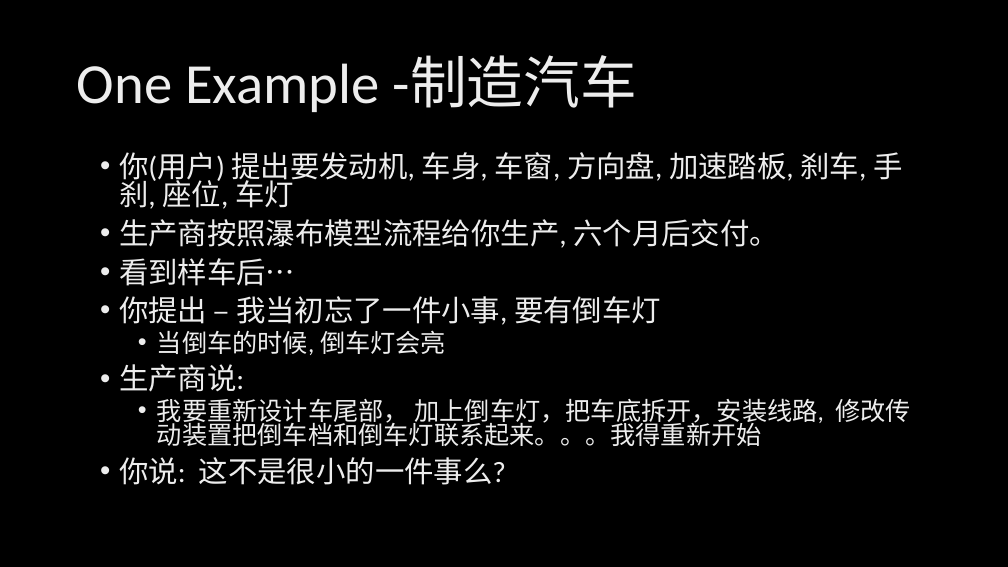
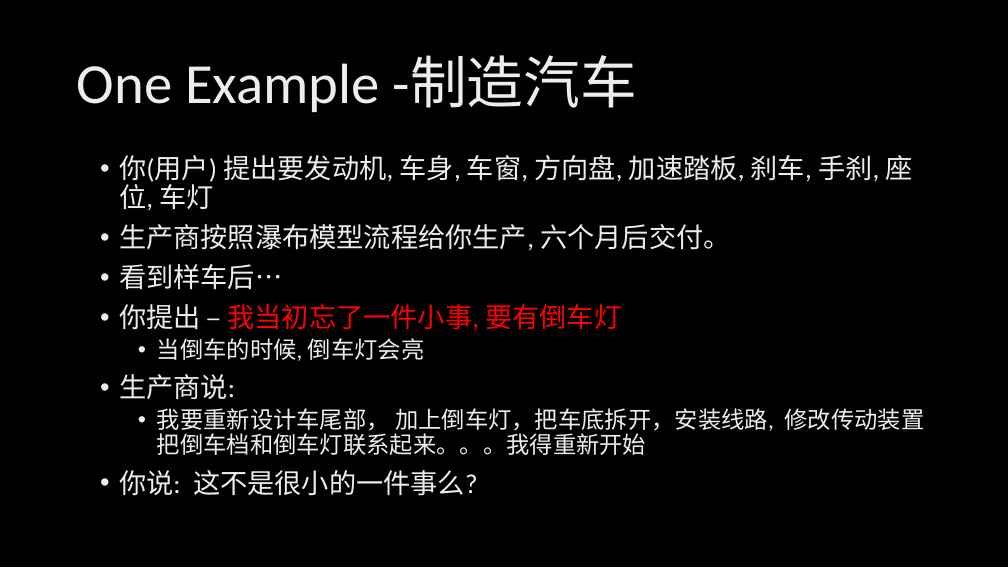
Before and after one commit to xinase/ASE, a slide deck: slide 30 of chapter5/ASE_5_Team_and_Process.pptx. Drawn at 1008x567 pixels with LibreOffice and Linux fonts; fonts in the diff are those of the drawing; background and template pictures are left out. Boxes give left, top, right and bottom in pixels: in the first picture for what was removed or moved away, otherwise in the second. Text is boxed around its words. In the diff, an @@ line names an element or a change of style, - is before the commit and + after.

```diff
--- a/chapter5/ASE_5_Team_and_Process.pptx
+++ b/chapter5/ASE_5_Team_and_Process.pptx
@@ text "你(用户) 提出要发动机, 车身, 车窗, 方向盘, ..." at [119, 155, 925, 496]: size 28 to 25.9 pt in "你(用户) 提出要发动机, 车身, 车窗, 方向盘, 加速踏板, 刹车, ...", "生产商按照瀑布模型流程给你生产, 六个月后交付。", "看到样车后…", "你提出 – 我当初忘了一件小事, 要有倒车灯" and 2 more places; text colour gradient #BFBFBF to #EDEDED to #FFFFFF to #FF0000 in "我当初忘了一件小事, 要有倒车灯"; size 24 to 22.2 pt in "当倒车的时候, 倒车灯会亮", "我要重新设计车尾部， 加上倒车灯，把车底拆开，安装线路, 修改传动装置把倒车档和倒车灯联系起来。。。我得重新开始"; line spacing 0.8 to 0.9 @@
```
Also in this commit, not shown: 5 other slides changed.
